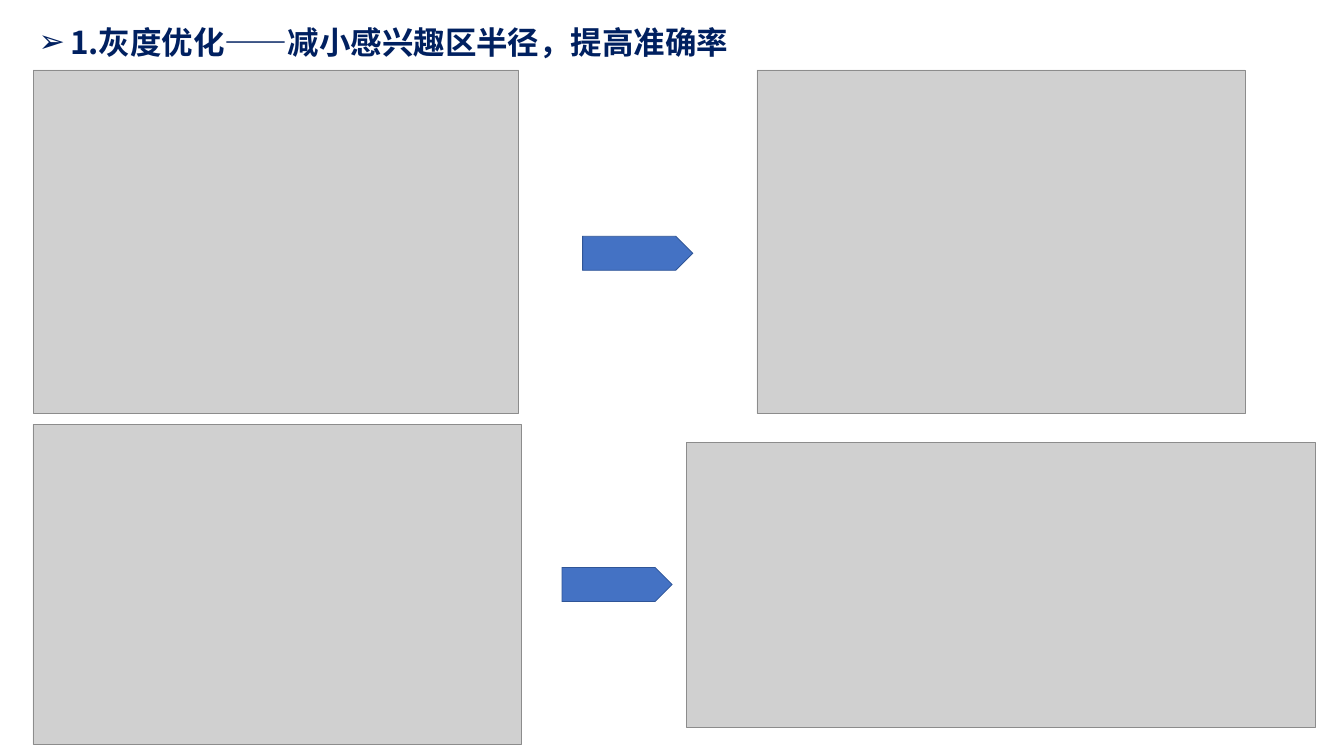
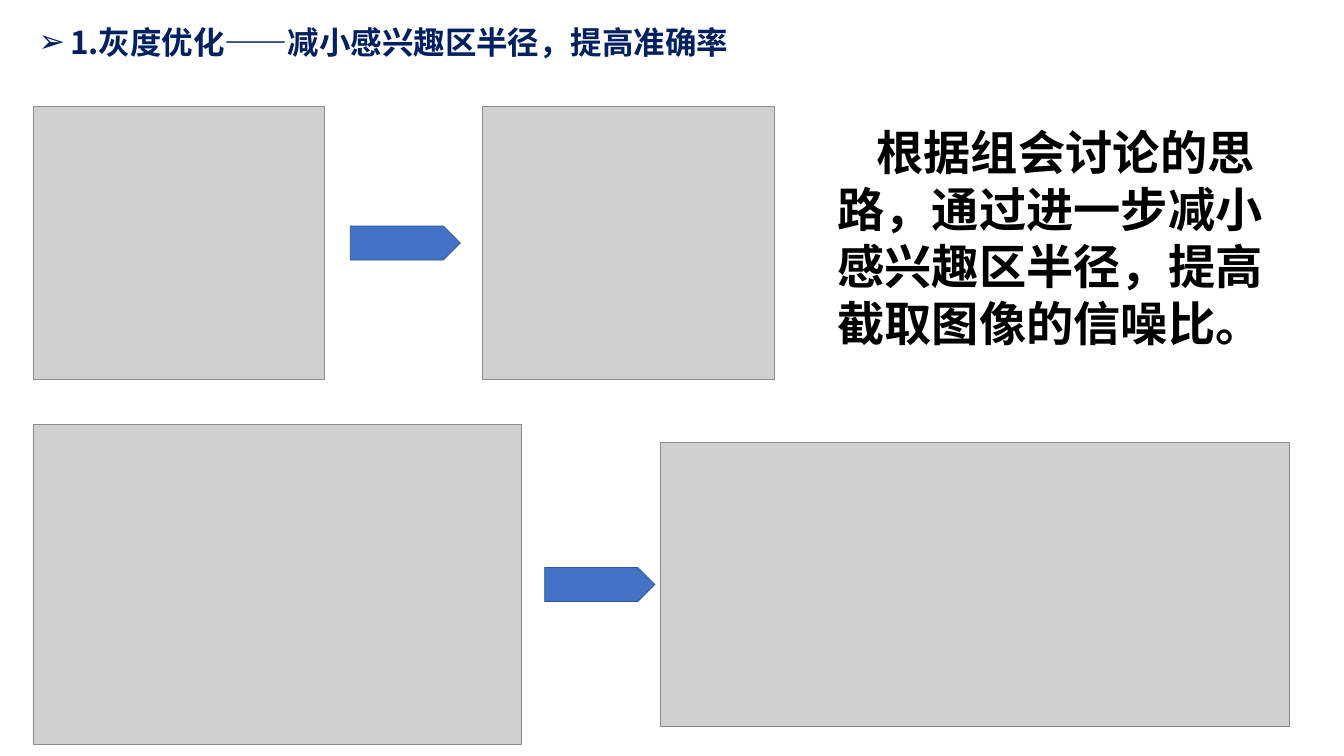
Before and after one commit to Humble-Engineer/Reports, a slide deck: slide 2 of 2024年/周报20241227.pptx. Drawn at 1344x756 pixels with LibreOffice and Linux fonts; fonts in the diff are those of the drawing; grey boxes stand for pictures. Boxes give left, top, right and bottom in pixels: in the first picture for what was removed or moved away, otherwise in the second. Text is boxed around its words. In the diff, an @@ line names an element or a change of style, - is before the commit and + after.

Commit message:
20241227

```diff
--- a/2024年/周报20241227.pptx
+++ b/2024年/周报20241227.pptx
@@ picture removed at [757,70,1245,413] @@
@@ picture: place and size @@
-picture at [33,70,518,413]
+picture at [33,107,324,379]
@@ picture added at [482,107,775,379] @@
@@ text added at [837,129,1262,346], 60 pt, text #000000, bold @@
+根据组会讨论的思路，通过进一步减小感兴趣区半径，提高截取图像的信噪比。
@@ pentagon arrow: place and size @@
-pentagon arrow at [583,236,693,271]
+pentagon arrow at [350,226,460,260]
@@ picture: place and size @@
-picture at [687,443,1315,727]
+picture at [661,442,1289,726]
@@ pentagon arrow: place and size @@
-pentagon arrow at [562,568,672,602]
+pentagon arrow at [545,568,655,602]
```
Also in this commit, not shown: 3 other slides changed.
